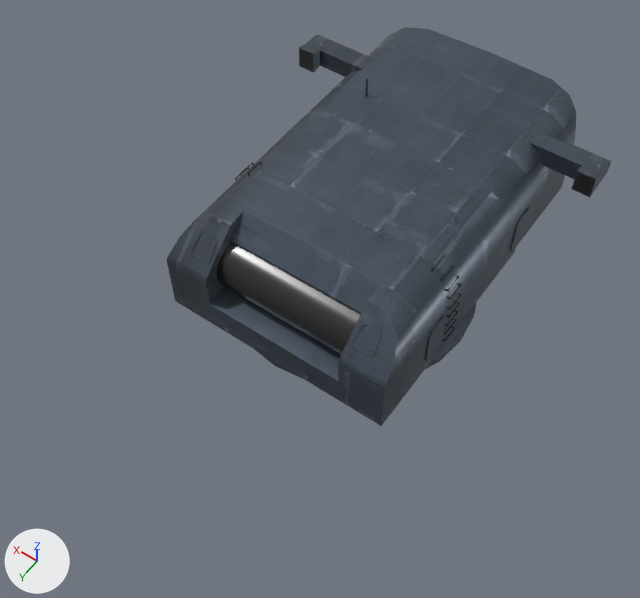
The Blender file Blender Files/PensacolaTurrets.blend as it was, and as the next commit left it.
Both versions are drawn from a 50 mm lens placed at (-10.08, 15.93, 23.17), pointed at (-0.41, 2.39, 1.89). Lighting does not change. The marker at lower left points along +X, +Y and +Z. The first picture is the older version. The same objects are shown in both versions, whatever each file hides.

Script lines for the objects in view, before the commit:
```python
me_203_quadturretbody = bpy.data.meshes.new('203_QuadTurretBody')
me_203_quadturretbody.from_pydata(...)  # 1461 vertices, 1054 faces; spans x -5.59..5.59, y -8.18..4.31, z 0.09..4.89
# faces by material slot: [550, 504]
me_203_quadturretbody.materials.append(mat_steel_4)
me_203_quadturretbody.materials.append(mat_details_2)
me_203_quadturretinterior = bpy.data.meshes.new('203_QuadTurretInterior')
me_203_quadturretinterior.from_pydata(...)  # 26 vertices, 22 faces; spans x -5.54..5.54, y -4.78..3.82, z 1.48..4.17
me_203_quadturretinterior.polygons.foreach_set('use_smooth', [True] * 22)
me_203_quadturretinterior.materials.append(mat_details_2)
ob_203_quadturretbody = bpy.data.objects.new('203_QuadTurretBody', me_203_quadturretbody)
ob_203_quadturretbody.parent = ob_visual_003
ob_203_quadturretbody.location = (0.0, 0.0, 0.0)
ob_203_quadturretinterior = bpy.data.objects.new('203_QuadTurretInterior', me_203_quadturretinterior)
ob_203_quadturretinterior.parent = ob_visual_003
ob_203_quadturretinterior.location = (0.0, 0.0, 0.0)
```
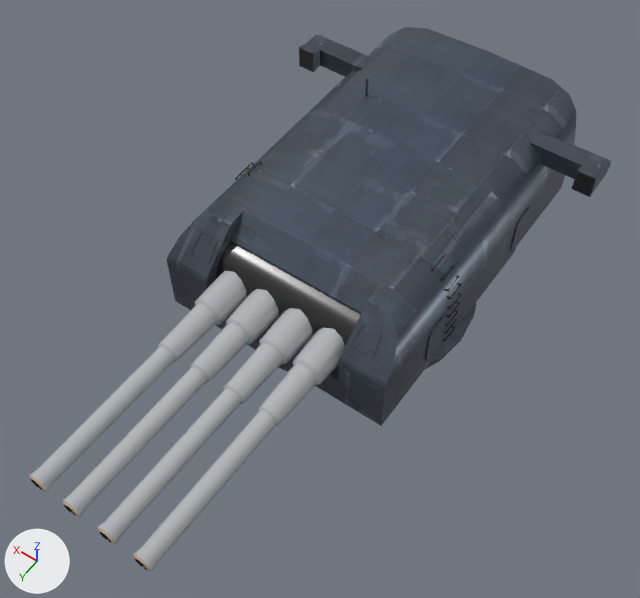
The newer file is also rescaled (x0.9) as a whole; pictures and numbers use the older file's frame.

Changed parts and their boxes [x1, y1, x2, y2] in the pictures (640 x 598 px):
'baltimore_gun_203_barrel_x1.009', added: after [133, 328, 345, 571]
    faces in mat_details_4 (grey #b4b9bd): [133, 328, 345, 571]
'baltimore_gun_203_barrel_x1.008', added: after [97, 308, 313, 544]
    faces in mat_details_4 (grey #b4b9bd): [97, 308, 313, 543]
'baltimore_gun_203_barrel_x1.007', added: after [62, 289, 279, 517]
    faces in mat_details_4 (grey #b4b9bd): [63, 289, 279, 517]
'baltimore_gun_203_barrel_x1.006', added: after [29, 271, 247, 492]
    faces in mat_details_4 (grey #b4b9bd): [30, 271, 247, 491]

The change in detail:
Mesh me_baltimore_gun_203_barrel_x1_009 is new.
It has 158 vertices, 130 faces and spans x -0.58..0.58, y -2.27..7.72, z -0.61..0.61.
Faces by material slot: [100, 20, 10].
It uses material mat_details_4 (grey #b4b9bd).
It uses material mat_details_3 (beige #dec6aa).
It uses material mat_details_2.
Object 'baltimore_gun_203_barrel_x1.009' (ob_baltimore_gun_203_barrel_x1_009) is new; it shows me_baltimore_gun_203_barrel_x1_009.
Its location is (-1.81, 3.21, 2.3).
Its scale is (1.11, 1.11, 1.11).
Object 'baltimore_gun_203_barrel_x1.008' (ob_baltimore_gun_203_barrel_x1_008) is new; it shows a copy of me_baltimore_gun_203_barrel_x1_009.
Its location is (-0.61, 3.21, 2.3).
Its scale is (1.11, 1.11, 1.11).
Object 'baltimore_gun_203_barrel_x1.007' (ob_baltimore_gun_203_barrel_x1_007) is new; it shows a copy of me_baltimore_gun_203_barrel_x1_009.
Its location is (0.61, 3.21, 2.3).
Its scale is (1.11, 1.11, 1.11).
Object 'baltimore_gun_203_barrel_x1.006' (ob_baltimore_gun_203_barrel_x1_006) is new; it shows a copy of me_baltimore_gun_203_barrel_x1_009.
Its location is (1.81, 3.21, 2.3).
Its scale is (1.11, 1.11, 1.11).
